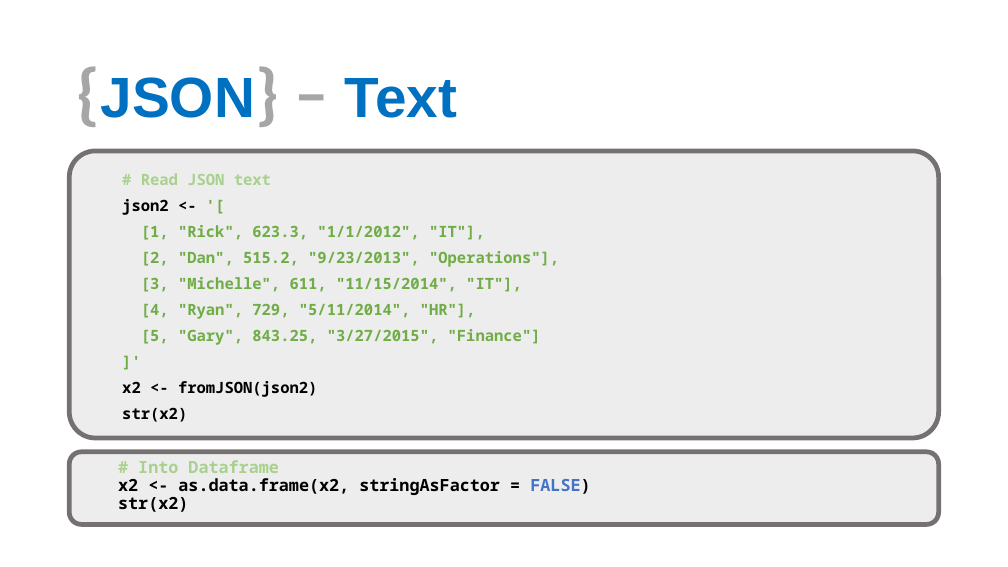
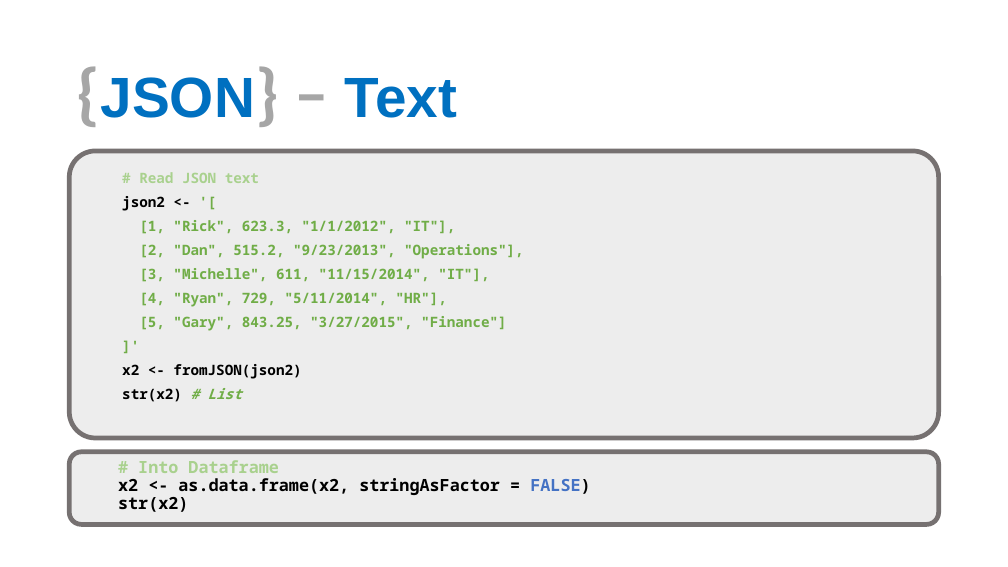
Before and after one commit to aephidayatuloh/basic_r_json, a slide deck: slide 16 of Introduction To R & JSON.pptx. Drawn at 1008x567 pixels with LibreOffice and Linux fonts; fonts in the diff are those of the drawing; background and template pictures are left out. Boxes give left, top, right and bottom in pixels: in the first picture for what was removed or moved away, otherwise in the second. Text is boxed around its words. In the diff, an @@ line names an element or a change of style, - is before the commit and + after.

```diff
--- a/Introduction To R & JSON.pptx
+++ b/Introduction To R & JSON.pptx
@@ text at <box>122,172,524,379</box>: size 14.8 to 13.6 pt @@
@@ text at <box>122,388,242,402</box>: text changed; size 14.8 to 13.6 pt @@
-str(x2)
+str(x2) # List
```
Also in this commit, not shown: 4 other slides changed, 1 slide added.
